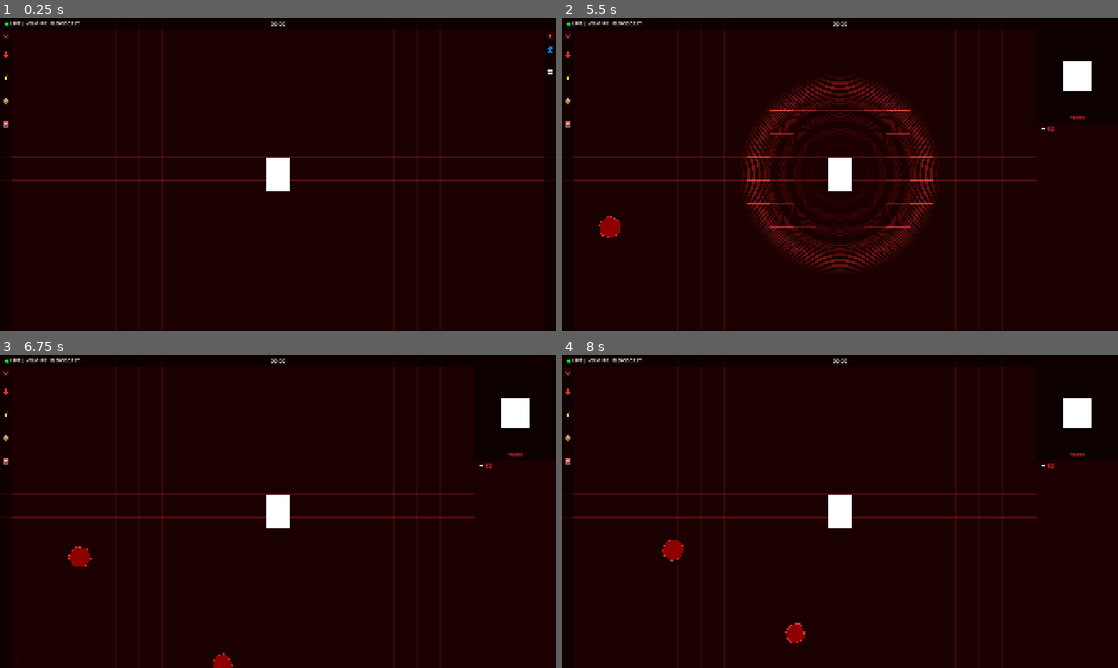
Above: before the commit, frames 1-4 (two rows, left to right).
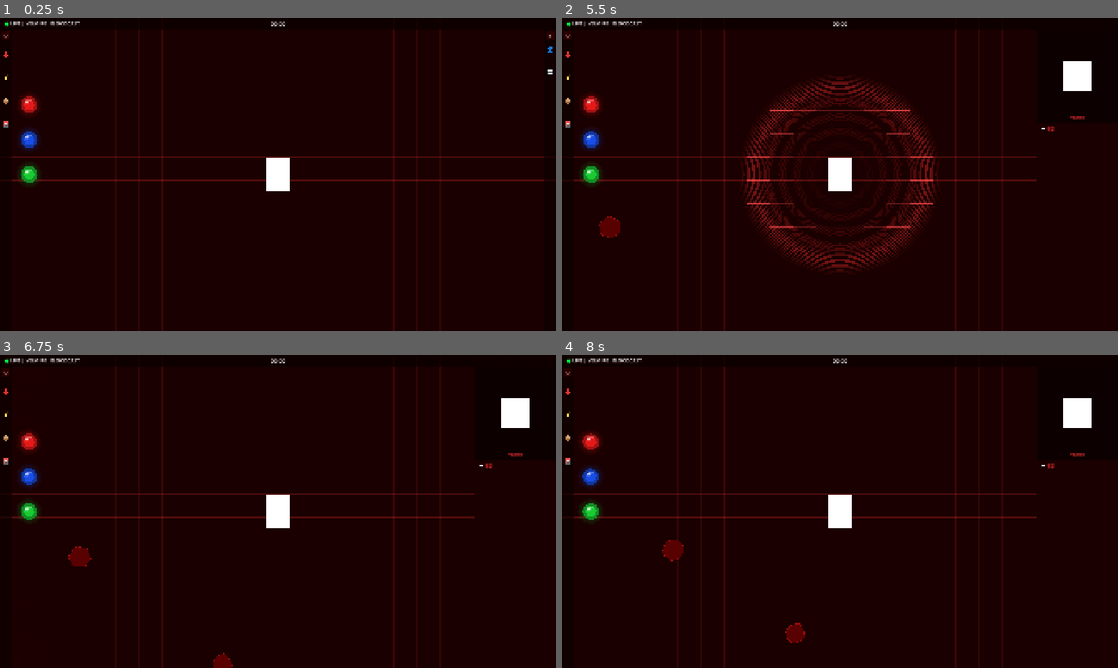
Above: after the commit, the same moments.

Repository: chalie-chariot/velmire
Game: Godot game, scene res://scenes/Main.tscn
Same seed, same stepped clock (60 frames per second), same inputs: the game is played once before the commit and once after it.
Inputs (mouse positions are in pixels of both pictures, inside the frame that each line leads up to):
- Up to frame 1 (0.25 s): no input
- Up to frame 2 (5.5 s): tap Enter at 0.5, 2, 3.5 s; move the mouse to (962, 158) at 0.52 s; tap Q at 0.6, 5.1 s; click (962, 158) at 0.67 s; tap Space at 1.25, 2.75, 4.25 s; drag from (728, 190) to (812, 237) at 1.27 s; move the mouse to (895, 105) at 2.02 s; tap R at 2.1 s; click (895, 105) at 2.17 s; drag from (812, 237) to (673, 127) at 2.77 s; move the mouse to (1006, 221) at 3.52 s; tap E at 3.6 s; click (1006, 221) at 3.67 s; drag from (673, 127) to (756, 96) at 4.27 s; move the mouse to (867, 174) at 5.02 s; click (867, 174) at 5.17 s
- Up to frame 3 (6.75 s): drag from (194, 433) to (166, 527) at 5.77 s; move the mouse to (400, 495) at 6.52 s; tap R at 6.6 s; click (400, 495) at 6.67 s
- Up to frame 4 (8 s): drag from (728, 527) to (812, 574) at 7.27 s

The runs differ from the first frame. In frame 1, 0.5% of the frame differs, in the area x 3-7%, y 24-54%; in frame 2, 0.7%; in frame 3, 0.8%; in frame 4, 0.9%, in the area x 3-44%, y 24-92%.

Commit message:
노드 액체 완

Diff:
--- /dev/null
+++ b/velmire/scenes/GameNode.tscn
@@ -0,0 +1,6 @@
+[gd_scene format=3]
+
+[ext_resource type="Script" path="res://scripts/GameNode.gd" id="1_gamenode"]
+
+[node name="GameNode" type="Node2D"]
+script = ExtResource("1_gamenode")
--- a/velmire/scripts/BloodEntityAI.gd
+++ b/velmire/scripts/BloodEntityAI.gd
@@ -42,8 +42,8 @@
 	if _points.size() == 0:
 		return
 	var smooth: PackedVector2Array = _get_smooth_points()
-	draw_colored_polygon(smooth, Color(0.55, 0.0, 0.0, 1.0))
+	draw_colored_polygon(smooth, Color(0.35, 0.0, 0.0, 1.0))
 	for i in range(smooth.size()):
 		var a: Vector2 = smooth[i]
 		var b: Vector2 = smooth[(i + 1) % smooth.size()]
-		draw_line(a, b, Color(1.0, 0.2, 0.2, 1.0), 1.5)
+		draw_line(a, b, Color(0.6, 0.05, 0.05, 1.0), 1.5)
--- /dev/null
+++ b/velmire/scripts/GameNode.gd
@@ -0,0 +1,125 @@
+extends Node2D
+
+var node_id: String = ""
+var node_type: String = ""  # "흡혈" / "결계" / "증폭"
+var node_color: Color = Color(1.0, 0.0, 0.0)
+var _time: float = 0.0
+var _base_points: PackedVector2Array = []
+var radius: float = 28.0
+var is_dragging: bool = false
+var is_placed: bool = false
+var grid_col: int = -1
+var grid_row: int = -1
+var _drag_offset: Vector2 = Vector2.ZERO
+var _slot_position: Vector2 = Vector2.ZERO
+
+func _ready() -> void:
+	_generate_base_points()
+
+func _generate_base_points() -> void:
+	_base_points.clear()
+	var num: int = 32
+	for i in range(num):
+		var angle: float = (2.0 * PI / num) * i
+		var r: float = radius
+		_base_points.append(Vector2(cos(angle) * r, sin(angle) * r))
+
+func _input(event: InputEvent) -> void:
+	if event is InputEventMouseButton:
+		if event.button_index == MOUSE_BUTTON_LEFT:
+			if event.pressed:
+				var local_pos: Vector2 = to_local(get_global_mouse_position())
+				if local_pos.length() <= radius + 10.0:
+					is_dragging = true
+					_drag_offset = global_position - get_global_mouse_position()
+					_slot_position = global_position
+					get_viewport().set_input_as_handled()
+			else:
+				if is_dragging:
+					is_dragging = false
+					_try_place_on_grid()
+
+func _process(delta: float) -> void:
+	_time += delta
+	if is_dragging:
+		global_position = get_global_mouse_position() + _drag_offset
+	queue_redraw()
+
+func _draw() -> void:
+	var pts: PackedVector2Array = []
+	for i in range(_base_points.size()):
+		var base: Vector2 = _base_points[i]
+		var wave: float = sin(_time * 1.2 + i * 0.3) * 0.8
+		pts.append(base + base.normalized() * wave)
+
+	# 글로우 4겹
+	for g in range(4):
+		var scale: float = 1.6 - g * 0.2
+		var alpha: float = 0.06 - g * 0.01
+		var glow_pts: PackedVector2Array = []
+		for p in pts:
+			glow_pts.append(p * scale)
+		draw_colored_polygon(glow_pts,
+			Color(node_color.r, node_color.g, node_color.b, alpha))
+
+	# 외곽 어두운 테두리
+	var outer_pts: PackedVector2Array = []
+	for p in pts:
+		outer_pts.append(p * 1.05)
+	draw_colored_polygon(outer_pts,
+		Color(node_color.r * 0.3, node_color.g * 0.3, node_color.b * 0.3, 1.0))
+
+	# 본체
+	draw_colored_polygon(pts,
+		Color(node_color.r * 0.7, node_color.g * 0.7, node_color.b * 0.7, 1.0))
+
+	# 내부 밝은 영역 (표면장력 느낌)
+	var inner_pts: PackedVector2Array = []
+	for p in pts:
+		inner_pts.append(p * 0.65)
+	draw_colored_polygon(inner_pts,
+		Color(node_color.r, node_color.g, node_color.b, 1.0))
+
+	# 하이라이트 (빛 반사 느낌)
+	var hi_pts: PackedVector2Array = []
+	for i in range(pts.size()):
+		var angle: float = (2.0 * PI / pts.size()) * i
+		if angle > PI * 1.2 and angle < PI * 1.9:
+			hi_pts.append(pts[i] * 0.5 + Vector2(-radius * 0.1, -radius * 0.2))
+	if hi_pts.size() >= 3:
+		draw_colored_polygon(hi_pts, Color(1.0, 1.0, 1.0, 0.25))
+
+	# 큰 반사광 (좌상단)
+	draw_circle(Vector2(-radius * 0.25, -radius * 0.28),
+		radius * 0.28, Color(1.0, 1.0, 1.0, 0.18))
+	# 작은 강한 반사광
+	draw_circle(Vector2(-radius * 0.28, -radius * 0.32),
+		radius * 0.12, Color(1.0, 1.0, 1.0, 0.7))
+	# 극소 하이라이트
+	draw_circle(Vector2(-radius * 0.3, -radius * 0.34),
+		radius * 0.05, Color(1.0, 1.0, 1.0, 0.95))
+
+	if is_dragging:
+		draw_arc(Vector2.ZERO, radius * 1.35, 0, TAU, 64,
+			Color(node_color.r, node_color.g, node_color.b, 0.7), 2.5)
+
+func _try_place_on_grid() -> void:
+	var grid = get_tree().get_first_node_in_group("heart_pulse")
+	if not grid:
+		return
+	var cell: Vector2i = grid.world_to_grid(global_position)
+	if grid.is_valid_cell(cell.x, cell.y) and grid.is_cell_empty(cell.x, cell.y):
+		if is_placed and grid_col >= 0 and grid_row >= 0:
+			grid.remove_node(grid_col, grid_row)
+		global_position = grid.grid_to_world(cell.x, cell.y)
+		grid.place_node(cell.x, cell.y, node_id)
+		is_placed = true
+		grid_col = cell.x
+		grid_row = cell.y
+	else:
+		_return_to_slot()
+
+func _return_to_slot() -> void:
+	var tween: Tween = create_tween()
+	tween.tween_property(self, "global_position", _slot_position, 0.2)\
+		.set_ease(Tween.EASE_OUT).set_trans(Tween.TRANS_QUART)
--- a/velmire/scripts/HeartPulse.gd
+++ b/velmire/scripts/HeartPulse.gd
@@ -16,6 +16,7 @@
 var _max_pulse_radius: float = 1200.0
 
 func _ready() -> void:
+	add_to_group("heart_pulse")
 	for r in range(GRID_ROWS):
 		var row: Array = []
 		for c in range(GRID_COLS):
--- a/velmire/scripts/Main.gd
+++ b/velmire/scripts/Main.gd
@@ -36,6 +36,7 @@
 	$CanvasLayer/LeftTab.gui_input.connect(_on_left_tab_gui_input)
 	$CanvasLayer/RightTab.gui_input.connect(_on_right_tab_gui_input)
 	$CanvasLayer/CoffinHPBar.modulate = Color(1, 1, 1, 0)
+	_spawn_test_nodes()
 
 func _process(delta: float) -> void:
 	if _is_game_over:
@@ -68,6 +69,22 @@
 
 	_apply_shake(delta)
 
+func _spawn_test_nodes() -> void:
+	var node_scene = preload("res://scenes/GameNode.tscn")
+	var types = [
+		{"id": "absorb", "type": "흡혈", "color": Color(0.9, 0.1, 0.1)},
+		{"id": "freeze", "type": "결계", "color": Color(0.1, 0.3, 0.9)},
+		{"id": "resonate", "type": "증폭", "color": Color(0.1, 0.8, 0.2)},
+	]
+	for i in range(3):
+		var node = node_scene.instantiate()
+		node.node_id = types[i]["id"]
+		node.node_type = types[i]["type"]
+		node.node_color = types[i]["color"]
+		node._slot_position = Vector2(100, 300 + i * 120)
+		node.global_position = node._slot_position
+		$EntityLayer.add_child(node)
+
 func _spawn_blood_entity() -> void:
 	var entity = blood_entity_scene.instantiate()
 	entity.add_to_group("blood_entities")
Not shown, added: velmire/scripts/GameNode.gd.uid
